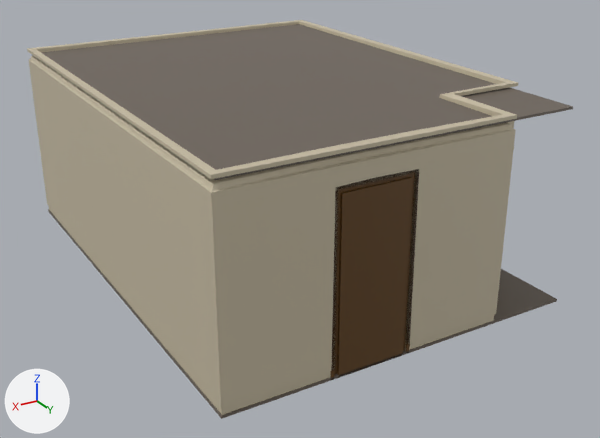
The FBX model Assets/Models/RoomFor270.fbx, before and after one commit.
Rendered twice from a camera (50 mm lens) standing at (4.98, 9.01, 4.89) and looking at (-0.17, 0.43, 0.6). The axes (+X, +Y, +Z) are drawn at lower left. The lights are the same throughout. Where no turn or scale is listed for an object, it has been applied to the vertices. Vertices at the same position are counted once.

The first picture shows 'CeilingAndFloor', 'Room'.
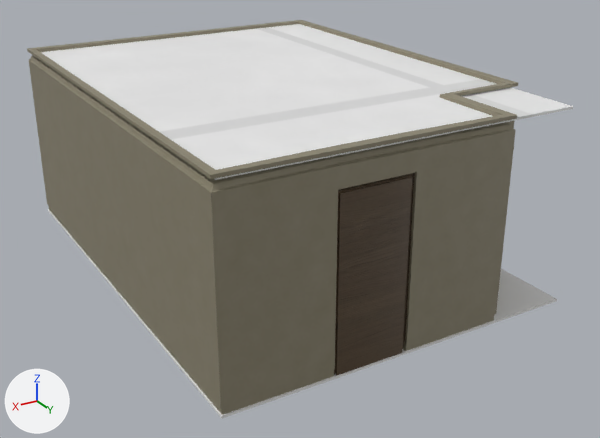
Pixel boxes (x1, y1, x2, y2) of what changed, in the pictures (600 x 438 px):
'Room', surface changed: (27, 20, 518, 415) in both
'CeilingAndFloor', deleted: before (41, 24, 573, 419)
'Ceiling', added: after (41, 24, 573, 180)
'Door', added (brown): after (334, 173, 414, 375)
'Floor', added: after (48, 209, 557, 419)
part 1 of me_cube_001, deleted (brown): before (331, 169, 419, 379)
part 2 of me_cube_001, surface changed: (27, 20, 518, 415) in both

The change, as a diff of the scene's bpy script:
```diff
--- a/Assets/Models/RoomFor270.fbx.py
+++ b/Assets/Models/RoomFor270.fbx.py
@@ img_wallstexture_png @@
+img_wallstexture_png = load_image('WallsTexture.png', 'Textures/WallsTexture.png', 1024, 1024, 'sRGB')
@@ img_doortexture_png @@
+img_doortexture_png = load_image('DoorTexture.png', 'Textures/DoorTexture.png', 1024, 1024, 'sRGB')
@@ img_ceilingtexture_png @@
+img_ceilingtexture_png = load_image('CeilingTexture.png', 'Textures/CeilingTexture.png', 1024, 1024, 'sRGB')
@@ mat_walls @@
 mat_walls = principled_material('Walls')
-mat_walls.base_color = (0.593, 0.523, 0.381)  # beige #cabfa6
+mat_walls.texture = img_wallstexture_png  # with its transparency
@@ mat_wood_001 @@
+mat_wood_001 = principled_material('wood.001')
+mat_wood_001.texture = img_doortexture_png  # with its transparency
+mat_wood_001.roughness = 0.394
@@ mat_office_ceiling @@
+mat_office_ceiling = principled_material('Office Ceiling')
+mat_office_ceiling.texture = img_ceilingtexture_png  # with its transparency
@@ mat_carpet_001 @@
+mat_carpet_001 = principled_material('Carpet.001')
+mat_carpet_001.base_color = (0.8, 0.8, 0.8)  # white #e7e7e7
@@ me_cube_001 @@
 # used by ob_room; location = (0.0, 0.0, 0.0)
-me_cube_001.from_pydata(...)  # 375 vertices, 376 faces; spans x -2.25..2.25, y -3.0..3.0, z 0.0..2.48
-me_cube_001.materials.append(mat_door)  # brown #614116
+me_cube_001.from_pydata(...)  # 328 vertices, 310 faces; spans x -2.25..2.25, y -3.0..3.0, z 0.0..2.48
+# me_cube_001 part 1
+# 47 vertices are removed from x 0.01..0.99, y 2.93..3.0, z 0.0..2.13
+# 66 faces are deleted
+# me_cube_001 part 2: 310 kept faces spanning x -2.25..2.25, y -3.0..3.0, z 0.0..2.48 get new texture (UV) coordinates
 me_cube_001.materials.append(mat_walls)
@@ me_cube_008 @@
+me_cube_008.from_pydata(...)  # 109 vertices, 77 faces; spans x -0.43..0.55, y -0.08..-0.01, z 0.0..2.07
+me_cube_008.materials.append(mat_wood_001)  # picture img_doortexture_png
@@ me_cube_005 @@
+me_cube_005.from_pydata(...)  # 8 vertices, 6 faces; spans x -2.17..2.17, y -2.92..2.93, z 0.01..0.05
+me_cube_005.materials.append(mat_office_ceiling)  # picture img_ceilingtexture_png
@@ me_cube_002_1 @@
+me_cube_002_1.from_pydata(...)  # a box spanning x -2.25..2.25, y -3.0..3.0, z 0.0..0.03
+me_cube_002_1.materials.append(mat_carpet_001)  # its picture is missing
@@ ob_ceilingandfloor @@
-ob_ceilingandfloor = bpy.data.objects.new('CeilingAndFloor', me_cube_002)
-ob_ceilingandfloor.location = (0.0, 0.0, 0.0)
@@ ob_door @@
+ob_door = bpy.data.objects.new('Door', me_cube_008)
+ob_door.location = (0.45, 3.01, 0.04)
@@ ob_ceiling @@
+ob_ceiling = bpy.data.objects.new('Ceiling', me_cube_005)
+ob_ceiling.location = (0.0, 0.0, 2.38)
@@ ob_floor @@
+ob_floor = bpy.data.objects.new('Floor', me_cube_002_1)
+ob_floor.location = (0.0, 0.0, 0.0)
```
